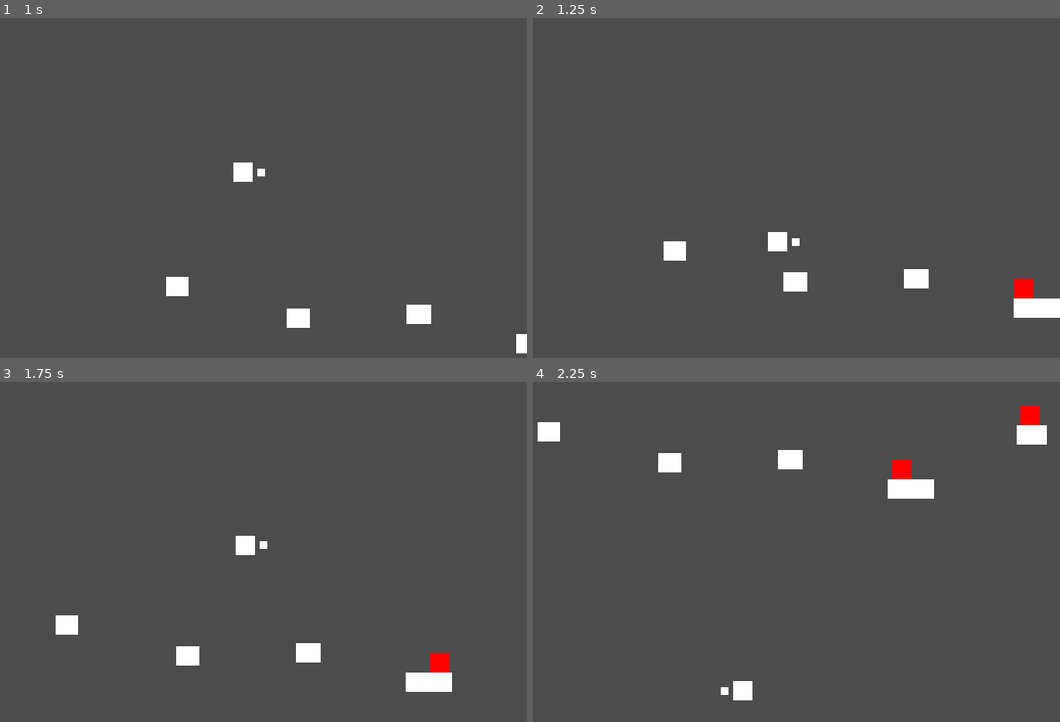
Above: before the commit, frames 1-4 (two rows, left to right).
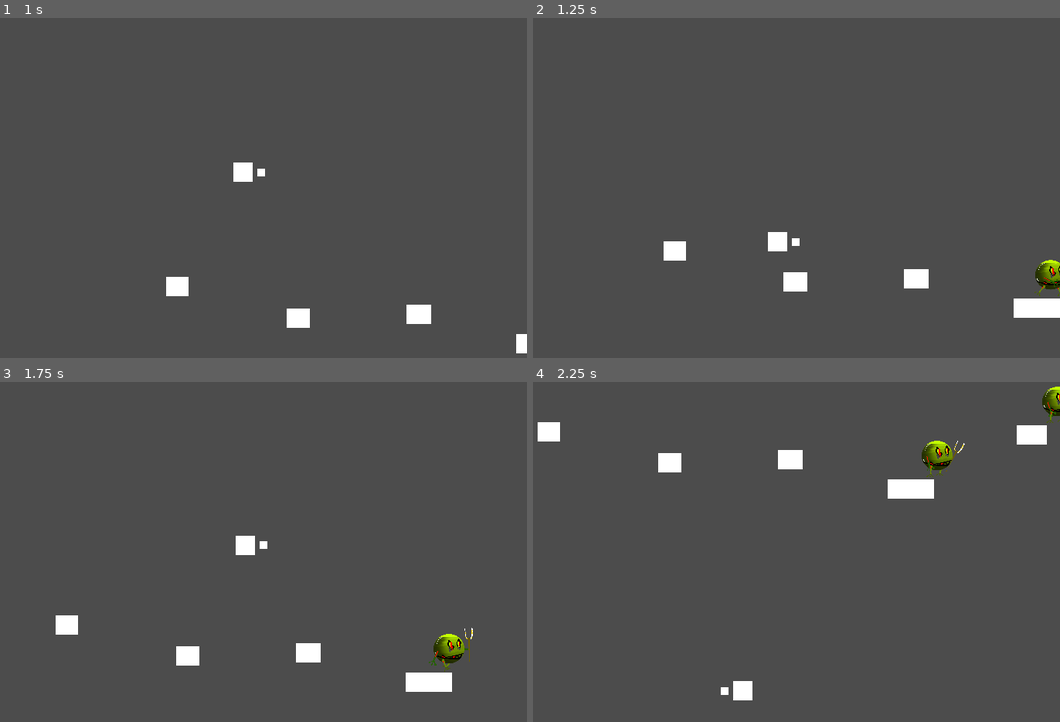
Above: after the commit, the same moments.

Repository: Zeno3463/geo-jam-2021
Game: Godot game, scene res://scene/main scene.tscn
The game is run twice, just before and just after one commit, with the same random seed, the same clock (stepped at 60 frames per second) and the same inputs.
Inputs (mouse positions are in pixels of both pictures, inside the frame that each line leads up to):
- Up to frame 1 (1 s): move the mouse to (353, 164) at 0.52 s; hold D (right) from 0.53 s (still down); hold W (up) from 0.53 s (still down)
- Up to frame 2 (1.25 s): keep holding D (right); keep holding W (up)
- Up to frame 3 (1.75 s): keep holding D (right); move the mouse to (94, 565) at 1.27 s; release W (up) at 1.28 s; click (94, 565) at 1.35 s; tap W (up) at 1.52, 1.55 s
- Up to frame 4 (2.25 s): tap W (up) at 1.82 s; move the mouse to (812, 467) at 2.02 s; release D (right) at 2.03 s; hold A (left) from 2.03 s (still down); hold W (up) from 2.03 s (still down)

Frame 1 is identical in both runs. In frame 2, 0.6% of the frame differs, in the area x 91-100%, y 71-83%; in frame 3, 0.6%; in frame 4, 1.1%, in the area x 68-100%, y 1-29%.

Commit message:
added enemy sprite to the game

Diff:
--- a/scene/Enemy.tscn
+++ b/scene/Enemy.tscn
@@ -1,29 +1,188 @@
-[gd_scene load_steps=5 format=2]
+[gd_scene load_steps=10 format=2]
 
-[ext_resource path="res://sprites/White Square.png" type="Texture" id=1]
+[ext_resource path="res://Character  Textures/enemy right leg.png" type="Texture" id=1]
 [ext_resource path="res://scripts/Enemy.gd" type="Script" id=2]
+[ext_resource path="res://Character  Textures/enemy left hand.png" type="Texture" id=3]
+[ext_resource path="res://Character  Textures/enemy head.png" type="Texture" id=4]
+[ext_resource path="res://Character  Textures/enemy right hand.png" type="Texture" id=5]
+[ext_resource path="res://Character  Textures/enemy left leg.png" type="Texture" id=6]
 
 [sub_resource type="RectangleShape2D" id=1]
-extents = Vector2( 16, 16 )
+extents = Vector2( 39.9395, 33.4967 )
 
 [sub_resource type="RectangleShape2D" id=2]
 extents = Vector2( 8, 8 )
+
+[sub_resource type="Animation" id=3]
+resource_name = "Walking"
+length = 0.8
+loop = true
+step = 0.01
+tracks/0/type = "value"
+tracks/0/path = NodePath("Head/Right Leg:position")
+tracks/0/interp = 1
+tracks/0/loop_wrap = true
+tracks/0/imported = false
+tracks/0/enabled = true
+tracks/0/keys = {
+"times": PoolRealArray( 0, 0.4, 0.8 ),
+"transitions": PoolRealArray( 1, 1, 1 ),
+"update": 0,
+"values": [ Vector2( -40.646, 248.845 ), Vector2( 141.905, 230.987 ), Vector2( -40.646, 248.845 ) ]
+}
+tracks/1/type = "value"
+tracks/1/path = NodePath("Head/Right Leg:rotation_degrees")
+tracks/1/interp = 1
+tracks/1/loop_wrap = true
+tracks/1/imported = false
+tracks/1/enabled = true
+tracks/1/keys = {
+"times": PoolRealArray( 0, 0.4, 0.8 ),
+"transitions": PoolRealArray( 1, 1, 1 ),
+"update": 0,
+"values": [ 51.3315, -30.485, 51.3315 ]
+}
+tracks/2/type = "value"
+tracks/2/path = NodePath("Head/Left Hand:position")
+tracks/2/interp = 1
+tracks/2/loop_wrap = true
+tracks/2/imported = false
+tracks/2/enabled = true
+tracks/2/keys = {
+"times": PoolRealArray( 0, 0.4, 0.8 ),
+"transitions": PoolRealArray( 1, 1, 1 ),
+"update": 0,
+"values": [ Vector2( -301.807, 192.156 ), Vector2( 23.6106, 83.0226 ), Vector2( -301.807, 192.156 ) ]
+}
+tracks/3/type = "value"
+tracks/3/path = NodePath("Head/Left Hand:rotation_degrees")
+tracks/3/interp = 1
+tracks/3/loop_wrap = true
+tracks/3/imported = false
+tracks/3/enabled = true
+tracks/3/keys = {
+"times": PoolRealArray( 0, 0.4, 0.8 ),
+"transitions": PoolRealArray( 1, 1, 1 ),
+"update": 0,
+"values": [ 135.153, 18.1922, 135.153 ]
+}
+tracks/4/type = "value"
+tracks/4/path = NodePath("Head/Right Hand2:position")
+tracks/4/interp = 1
+tracks/4/loop_wrap = true
+tracks/4/imported = false
+tracks/4/enabled = true
+tracks/4/keys = {
+"times": PoolRealArray( 0, 0.4, 0.8 ),
+"transitions": PoolRealArray( 1, 1, 1 ),
+"update": 0,
+"values": [ Vector2( 292.439, -112.26 ), Vector2( 155.526, 54.4167 ), Vector2( 292.439, -112.26 ) ]
+}
+tracks/5/type = "value"
+tracks/5/path = NodePath("Head/Right Hand2:rotation_degrees")
+tracks/5/interp = 1
+tracks/5/loop_wrap = true
+tracks/5/imported = false
+tracks/5/enabled = true
+tracks/5/keys = {
+"times": PoolRealArray( 0, 0.4, 0.8 ),
+"transitions": PoolRealArray( 1, 1, 1 ),
+"update": 0,
+"values": [ -18.2888, 67.6732, -18.2888 ]
+}
+tracks/6/type = "value"
+tracks/6/path = NodePath("Head:position")
+tracks/6/interp = 1
+tracks/6/loop_wrap = true
+tracks/6/imported = false
+tracks/6/enabled = true
+tracks/6/keys = {
+"times": PoolRealArray( 0, 0.4, 0.8 ),
+"transitions": PoolRealArray( 1, 1, 1 ),
+"update": 0,
+"values": [ Vector2( 0, 0.125 ), Vector2( 0, 0.125 ), Vector2( 0, 0.125 ) ]
+}
+tracks/7/type = "value"
+tracks/7/path = NodePath("Head:rotation_degrees")
+tracks/7/interp = 1
+tracks/7/loop_wrap = true
+tracks/7/imported = false
+tracks/7/enabled = true
+tracks/7/keys = {
+"times": PoolRealArray( 0, 0.4, 0.8 ),
+"transitions": PoolRealArray( 1, 1, 1 ),
+"update": 0,
+"values": [ 0.0, 0.0, 0.0 ]
+}
+tracks/8/type = "value"
+tracks/8/path = NodePath("Head/Left Leg:position")
+tracks/8/interp = 1
+tracks/8/loop_wrap = true
+tracks/8/imported = false
+tracks/8/enabled = true
+tracks/8/keys = {
+"times": PoolRealArray( 0, 0.4, 0.8 ),
+"transitions": PoolRealArray( 1, 1, 1 ),
+"update": 0,
+"values": [ Vector2( -44.2859, 266.703 ), Vector2( -175.246, 248.845 ), Vector2( -44.2859, 266.703 ) ]
+}
+tracks/9/type = "value"
+tracks/9/path = NodePath("Head/Left Leg:rotation_degrees")
+tracks/9/interp = 1
+tracks/9/loop_wrap = true
+tracks/9/imported = false
+tracks/9/enabled = true
+tracks/9/keys = {
+"times": PoolRealArray( 0, 0.4, 0.8 ),
+"transitions": PoolRealArray( 1, 1, 1 ),
+"update": 0,
+"values": [ -42.8138, 43.3997, -42.8138 ]
+}
 
 [node name="Enemy" type="KinematicBody2D"]
 script = ExtResource( 2 )
 
 [node name="CollisionShape2D" type="CollisionShape2D" parent="."]
+position = Vector2( 8.74057, 5.03245 )
 shape = SubResource( 1 )
 
-[node name="Sprite" type="Sprite" parent="."]
-modulate = Color( 1, 0, 0, 1 )
+[node name="Head" type="Sprite" parent="."]
+position = Vector2( 0, 0.125 )
+scale = Vector2( 0.1, 0.1 )
+texture = ExtResource( 4 )
+
+[node name="Left Leg" type="Sprite" parent="Head"]
+position = Vector2( -44.2859, 266.703 )
+rotation = -0.747242
+z_index = 1
+texture = ExtResource( 6 )
+
+[node name="Right Leg" type="Sprite" parent="Head"]
+position = Vector2( -40.646, 248.845 )
+rotation = 0.895904
+z_index = -1
 texture = ExtResource( 1 )
 
+[node name="Left Hand" type="Sprite" parent="Head"]
+position = Vector2( -301.807, 192.156 )
+rotation = 2.35887
+texture = ExtResource( 3 )
+
+[node name="Right Hand2" type="Sprite" parent="Head"]
+position = Vector2( 292.439, -112.26 )
+rotation = -0.3192
+z_index = -1
+texture = ExtResource( 5 )
+
 [node name="Area2D" type="Area2D" parent="."]
-position = Vector2( -24, 24 )
+position = Vector2( 57.2972, 39.1599 )
 
 [node name="CollisionShape2D" type="CollisionShape2D" parent="Area2D"]
 position = Vector2( 0, 8 )
 shape = SubResource( 2 )
 
+[node name="AnimationPlayer" type="AnimationPlayer" parent="."]
+autoplay = "Walking"
+anims/Walking = SubResource( 3 )
+
 [connection signal="body_exited" from="Area2D" to="." method="_on_Area2D_body_exited"]
--- a/scripts/Enemy.gd
+++ b/scripts/Enemy.gd
@@ -1,7 +1,7 @@
 extends KinematicBody2D
 
-var vel = Vector2(-1, 0)
-var speed = 100
+var vel = Vector2(1, 0)
+var speed = 20
 export var gravity = 50
 
 onready var camera = get_tree().get_root().get_node("Node2D/Player/Camera2D")
Not shown, added: Character Textures/enemy 1.png.import
Binary file added: Character Textures/enemy head.png
Not shown, added: Character Textures/enemy head.png.import
Binary file added: Character Textures/enemy left hand.png
Not shown, added: Character Textures/enemy left hand.png.import
Binary file added: Character Textures/enemy left leg.png
Not shown, added: Character Textures/enemy left leg.png.import
Binary file added: Character Textures/enemy right hand.png
Not shown, added: Character Textures/enemy right hand.png.import
Binary file added: Character Textures/enemy right leg.png
Not shown, added: Character Textures/enemy right leg.png.import
Not shown, added: Character Textures/hero texture.png.import
(and 3 more such lines)
